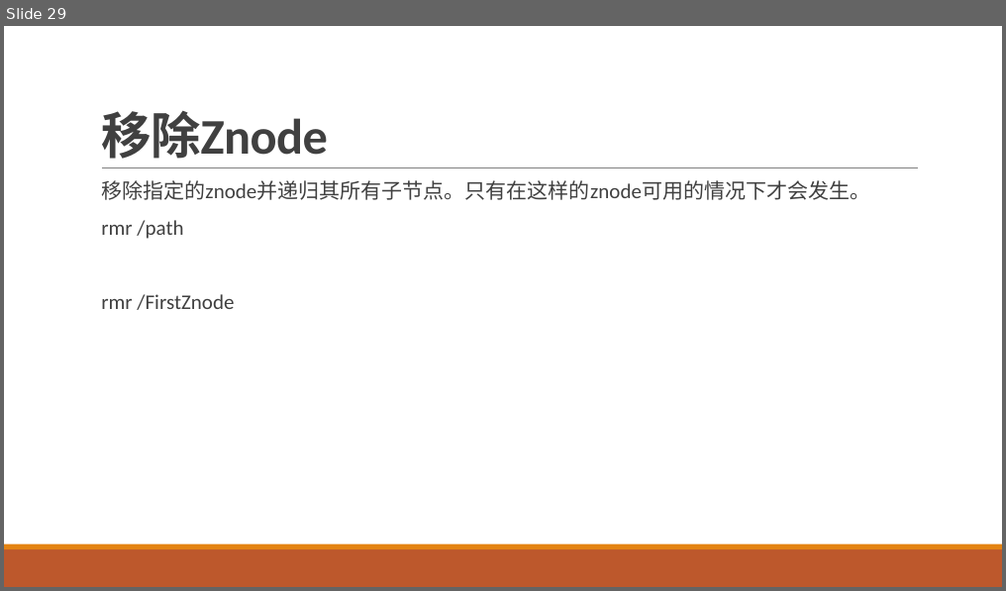
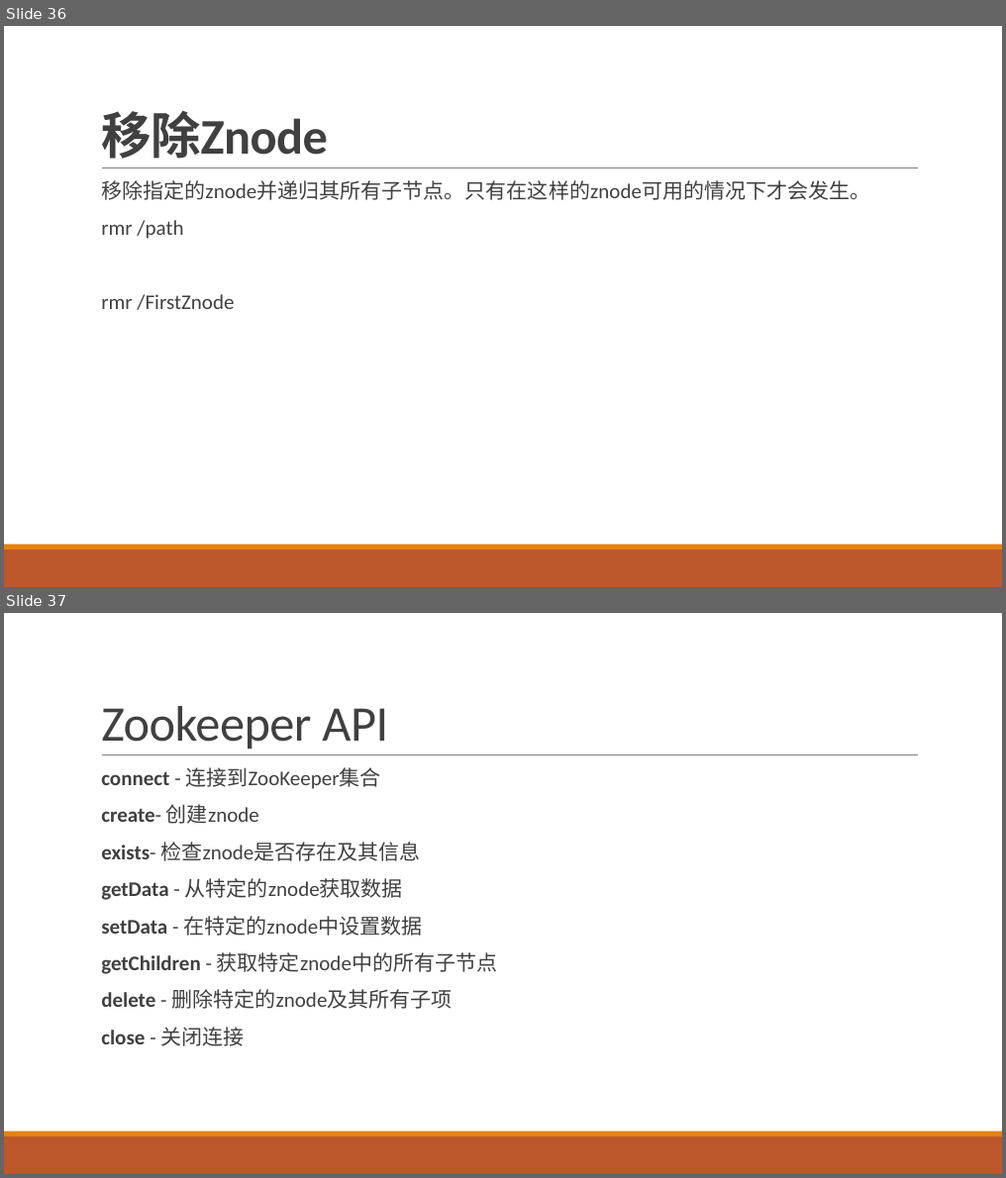
Before and after one commit to airuitian/MicroService, a slide deck: middlerware/Zookeeper介绍与实战.pptx. Shown one above the other, each under a label of ours: slide 29 before the commit, slides 36 and 37 after it. The pictures are 1006x591 and 1006x1178 pixels, drawn with LibreOffice and Linux fonts; fonts in the diff are those of the drawing. Boxes give left, top, right and bottom in pixels: in the first picture for what was removed or moved away, otherwise in the second. Text is boxed around its words. In the diff, an @@ line names an element or a change of style, - is before the commit and + after.

```diff
--- a/middlerware/Zookeeper介绍与实战.pptx
+++ b/middlerware/Zookeeper介绍与实战.pptx
@@ slide 37 added at bbox=[4, 613, 1002, 1174], background #FFFFFF; not listed: 3 template elements that a slide beside it also shows @@
@@ title added at bbox=[101, 706, 388, 749], 48 pt, text #404040 @@
+Zookeeper API
@@ text added at bbox=[101, 767, 497, 1047], 20 pt, text #404040 @@
+  connect - 连接到ZooKeeper集合
+  create- 创建znode
+  exists- 检查znode是否存在及其信息
+  getData - 从特定的znode获取数据
+  setData - 在特定的znode中设置数据
+  getChildren - 获取特定znode中的所有子节点
+  delete - 删除特定的znode及其所有子项
+  close - 关闭连接
@@ what was slide 29 is now slide 36 @@
```
Also in this commit, not shown: 1 slide changed, 17 other slides added, 2 slides removed.
